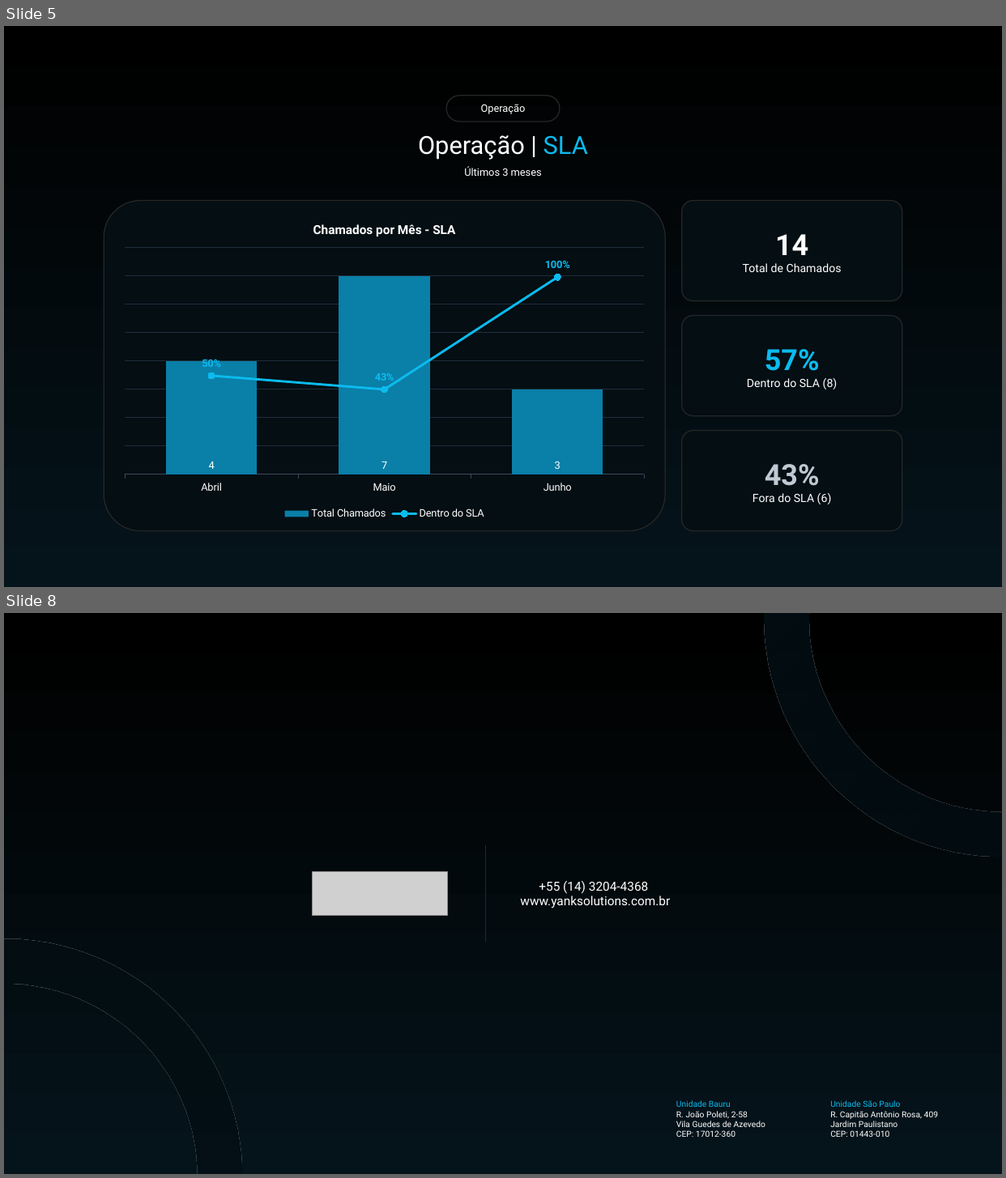
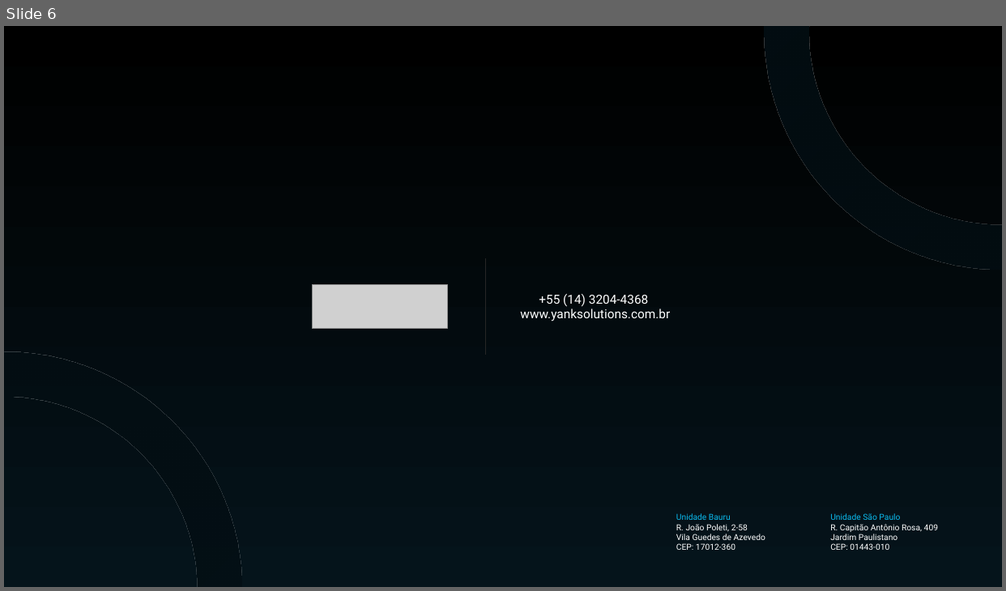
Before and after one commit to lluisaps/geracao-pptx, a slide deck: template.pptx. Shown one above the other, each under a label of ours: slides 5 and 8 before the commit, slide 6 after it; the slides between them are not shown. The pictures are 1006x1178 and 1006x591 pixels, drawn with LibreOffice and Linux fonts; fonts in the diff are those of the drawing; grey boxes stand for pictures; background and template pictures are left out. Boxes give left, top, right and bottom in pixels: in the first picture for what was removed or moved away, otherwise in the second. Text is boxed around its words. In the diff, an @@ line names an element or a change of style, - is before the commit and + after.

```diff
--- a/template.pptx
+++ b/template.pptx
@@ slide 5 removed at bbox=[4, 26, 1002, 587], background gradient #000000 to #05141B @@
@@ rounded rectangle removed at bbox=[446, 96, 560, 122] @@
-Operação
@@ text removed at bbox=[418, 135, 588, 160] @@
-Operação | SLA
@@ text removed at bbox=[464, 167, 542, 176] @@
-Últimos 3 meses
@@ rounded rectangle removed at bbox=[104, 200, 665, 531] @@
@@ column chart removed at bbox=[114, 209, 654, 523] @@
-title "Chamados por Mês - SLA"
-categories: Abril, Maio, Junho
-Total Chamados: 4, 7, 3
-Dentro do SLA: 0.5, 0.43, 1
@@ rounded rectangle removed at bbox=[682, 200, 902, 301] @@
@@ text removed at bbox=[743, 263, 842, 272] @@
-14
-Total de Chamados
@@ rounded rectangle removed at bbox=[682, 316, 902, 416] @@
@@ text removed at bbox=[747, 349, 837, 390] @@
-57%
-Dentro do SLA (8)
@@ rounded rectangle removed at bbox=[682, 431, 902, 531] @@
@@ text removed at bbox=[752, 464, 832, 505] @@
-43%
-Fora do SLA (6)
@@ what was slide 8 is now slide 6 @@
```
Also in this commit, not shown: 3 slides changed, 1 slide added, 2 other slides removed, 7 other files.
